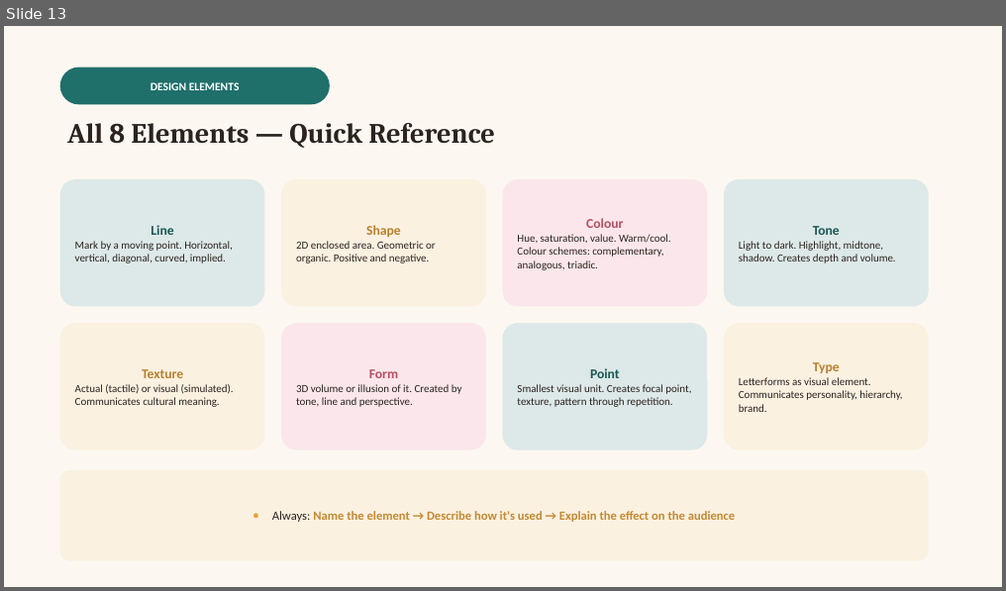
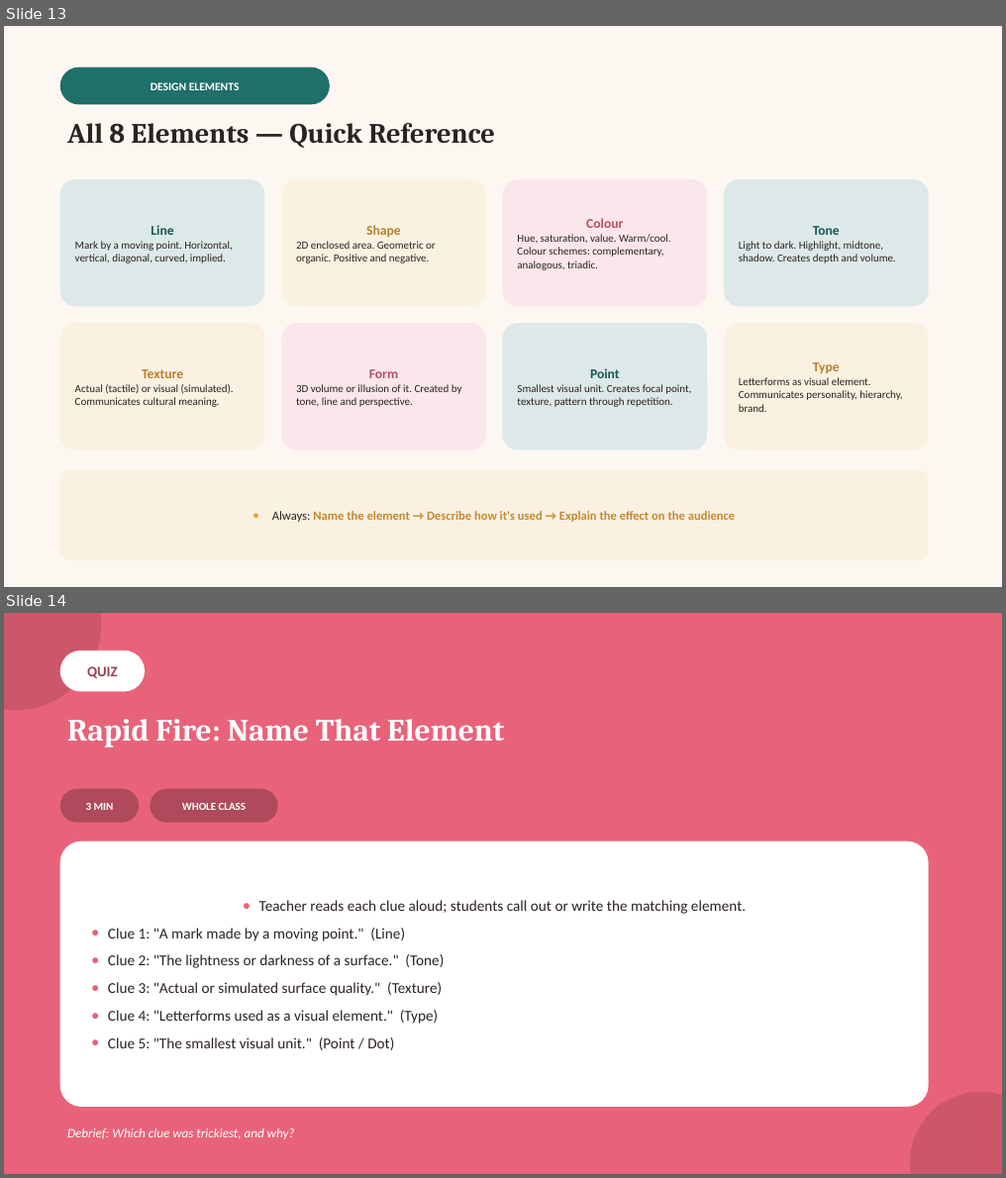
Before and after one commit to melodywyc0710/chuck, a slide deck: teaching-materials/vcd-vce/powerpoint/Unit1-Finding-Design-Solutions.pptx. Shown one above the other, each under a label of ours: slide 13 before the commit, slides 13 and 14 after it. The pictures are 1006x591 and 1006x1178 pixels, drawn with LibreOffice and Linux fonts; fonts in the diff are those of the drawing. Boxes give left, top, right and bottom in pixels: in the first picture for what was removed or moved away, otherwise in the second. Text is boxed around its words. In the diff, an @@ line names an element or a change of style, - is before the commit and + after.

```diff
--- a/teaching-materials/vcd-vce/powerpoint/Unit1-Finding-Design-Solutions.pptx
+++ b/teaching-materials/vcd-vce/powerpoint/Unit1-Finding-Design-Solutions.pptx
@@ slide 14 added at [4,613,1002,1174], background #E8637A @@
@@ ellipse added at [4,613,101,710], fill #CC576B @@
@@ rounded rectangle added at [60,651,145,691], fill #FFFFFF, 14 pt, text #96404F, bold @@
+QUIZ
@@ text added at [67,719,504,748], 30 pt, text #FFFFFF, bold @@
+Rapid Fire: Name That Element
@@ rounded rectangle added at [60,789,139,823], fill #AE4A5B, 10.5 pt, text #FFFFFF, bold @@
+3 MIN
@@ rounded rectangle added at [150,789,278,823], fill #AE4A5B, 10.5 pt, text #FFFFFF, bold @@
+WHOLE CLASS
@@ rounded rectangle added at [60,842,929,1107], fill #FFFFFF, 14.5 pt, text #2B2320 @@
+● Teacher reads each clue aloud; students call out or write the matching element.
+● Clue 1: "A mark made by a moving point." (Line)
+● Clue 2: "The lightness or darkness of a surface." (Tone)
+● Clue 3: "Actual or simulated surface quality." (Texture)
+● Clue 4: "Letterforms used as a visual element." (Type)
+● Clue 5: "The smallest visual unit." (Point / Dot)
@@ ellipse added at [910,1092,1002,1174], fill #CC576B @@
@@ text added at [67,1129,295,1140], 12.5 pt, text #FFFFFF, italic @@
+Debrief: Which clue was trickiest, and why?
```
Also in this commit, not shown: 11 other slides added, 4 other files.
